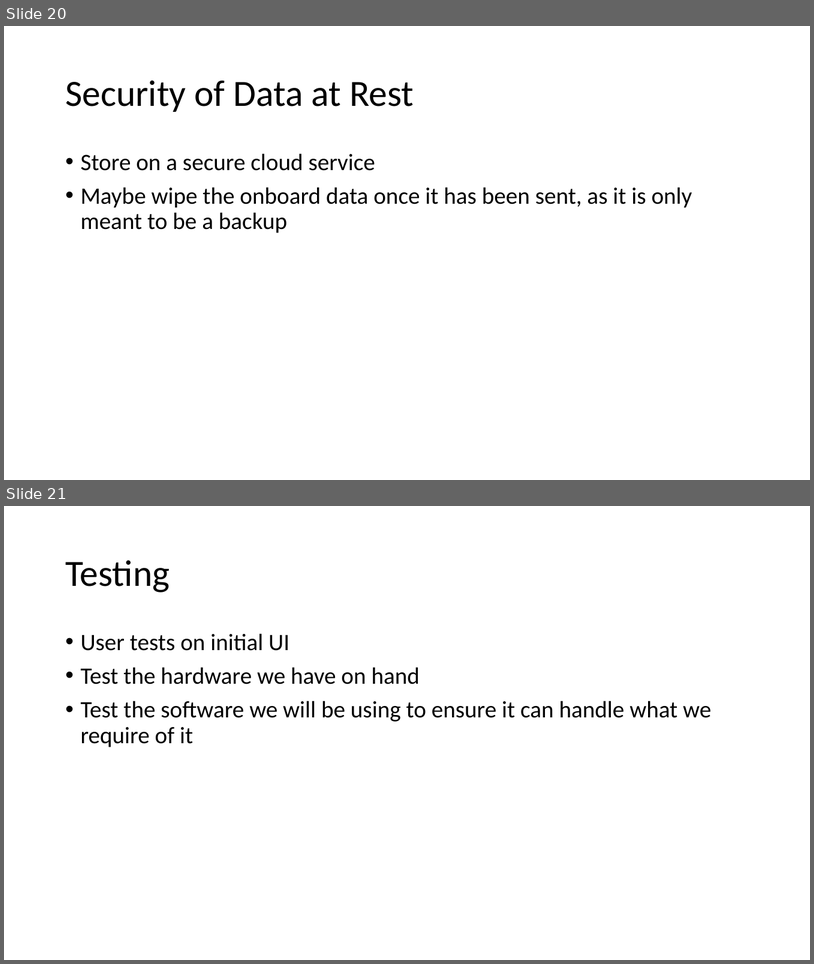
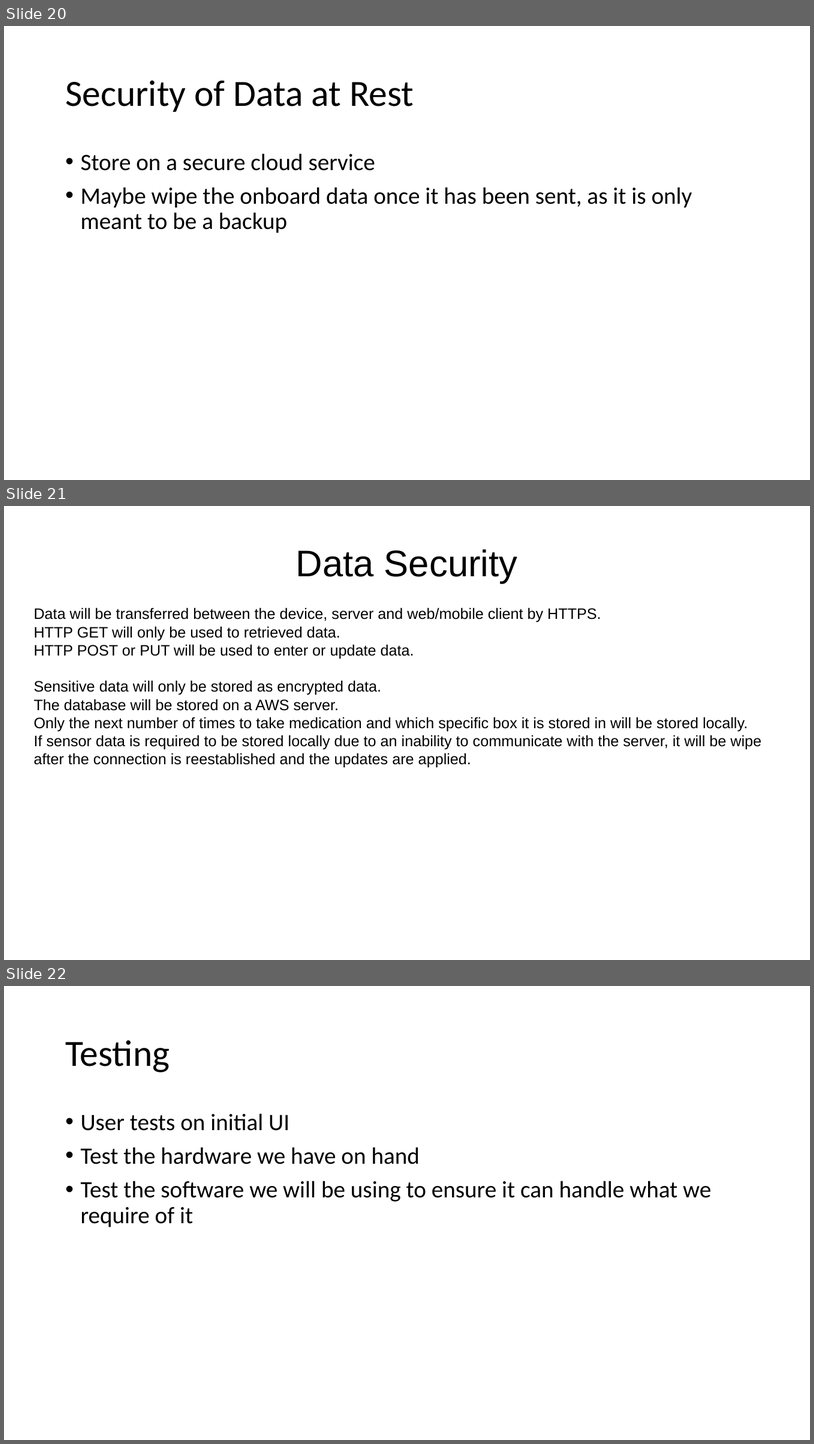
Before and after one commit to cianashby1337/IOT_CA1_Documentation, a slide deck: Slideshow template.pptx. Shown one above the other, each under a label of ours: slides 20 and 21 before the commit, slides 20, 21 and 22 after it. The pictures are 814x964 and 814x1444 pixels, drawn with LibreOffice and Linux fonts; fonts in the diff are those of the drawing. Boxes give left, top, right and bottom in pixels: in the first picture for what was removed or moved away, otherwise in the second. Text is boxed around its words. In the diff, an @@ line names an element or a change of style, - is before the commit and + after.

Commit message:
Data Security

```diff
--- a/Slideshow template.pptx
+++ b/Slideshow template.pptx
@@ slide 21 added at bbox=[4, 506, 810, 960], background #FFFFFF @@
@@ title added at bbox=[296, 549, 518, 583], 44 pt, text #000000 @@
+Data Security
@@ text added at bbox=[34, 607, 762, 768], 18 pt, text #000000 @@
+Data will be transferred between the device, server and web/mobile client by HTTPS.
+HTTP GET will only be used to retrieved data.
+HTTP POST or PUT will be used to enter or update data.
+Sensitive data will only be stored as encrypted data.
+The database will be stored on a AWS server.
+Only the next number of times to take medication and which specific box it is stored in will be stored locally.
+If sensor data is required to be stored locally due to an inability to communicate with the server, it will be wipe after the connection is reestablished and the updates are applied.
@@ what was slide 21 is now slide 22 @@
```
